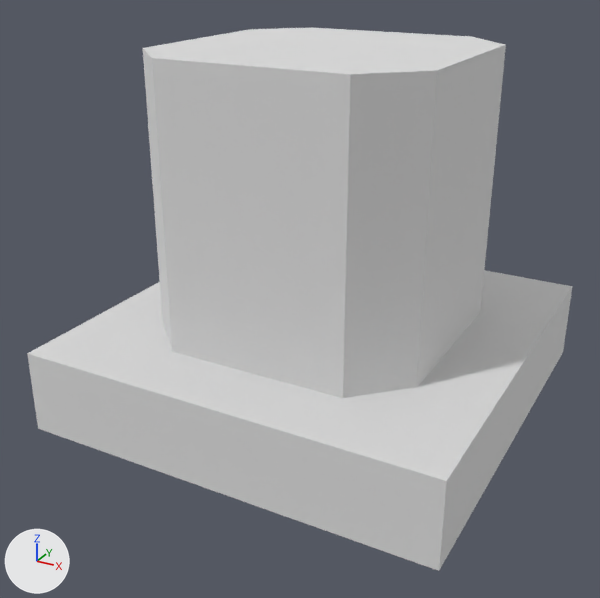
What one commit did to the glTF model public/models/skyscraper-small.glb.
Before and after are seen from a camera (50 mm lens) standing at (25.7, -50.4, 26.2) and looking at (-0.6, -2.5, 2.3). Lighting does not change. The marker at lower left points along +X, +Y and +Z. Where no turn or scale is listed for an object, it has been applied to the vertices.

The first picture shows 'skyscraper-small'.
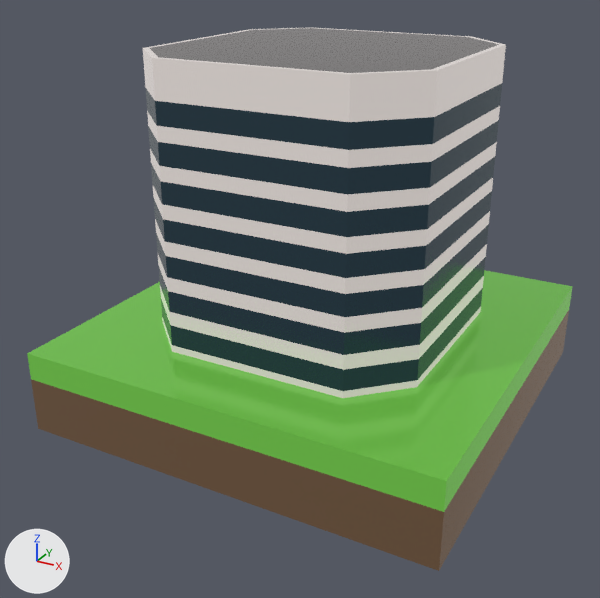
Boxes [x1, y1, x2, y2] around the edits, measured in the pictures (600 x 598 px):
'skyscraper-small', recoloured: [27, 28, 572, 571] in both

The edits, one by one:
Picture 'base' (img_base) is new.
Material 'LOWPOLY-COLORS.001' (mat_lowpoly_colors_001) is new.
Uses the picture img_base.
me_skyscraper_small has 232 vertices, 440 faces and spans x -15.0..15.0, y -15.0..15.0, z -6.0..19.5.
me_skyscraper_small no longer uses material mat_lowpoly_colors (white #e7e7e7).
me_skyscraper_small now uses material mat_lowpoly_colors_001.
